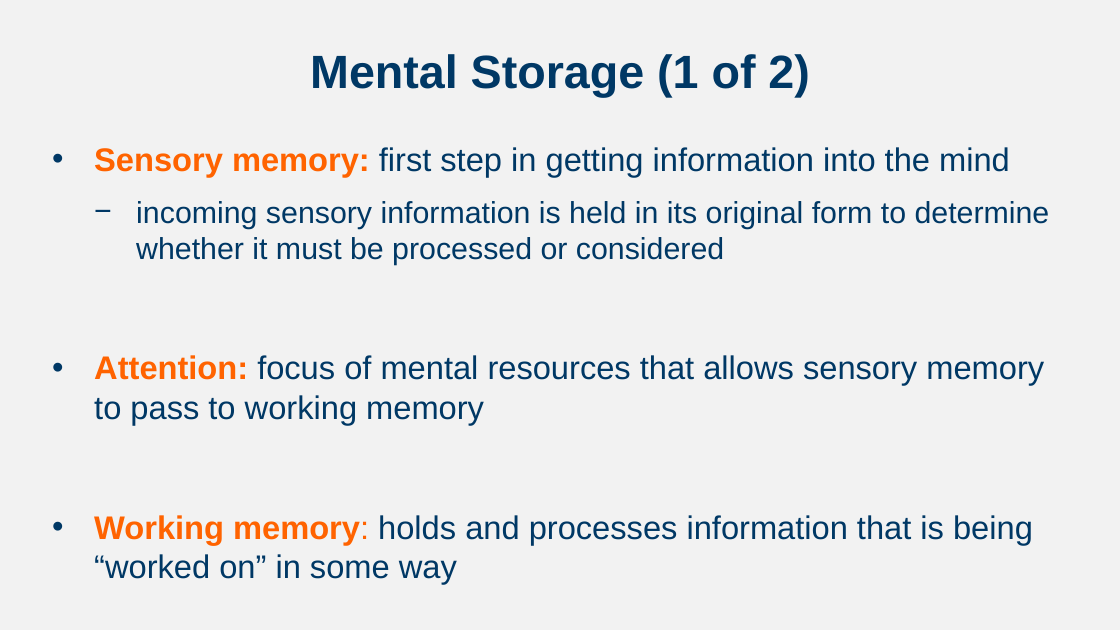
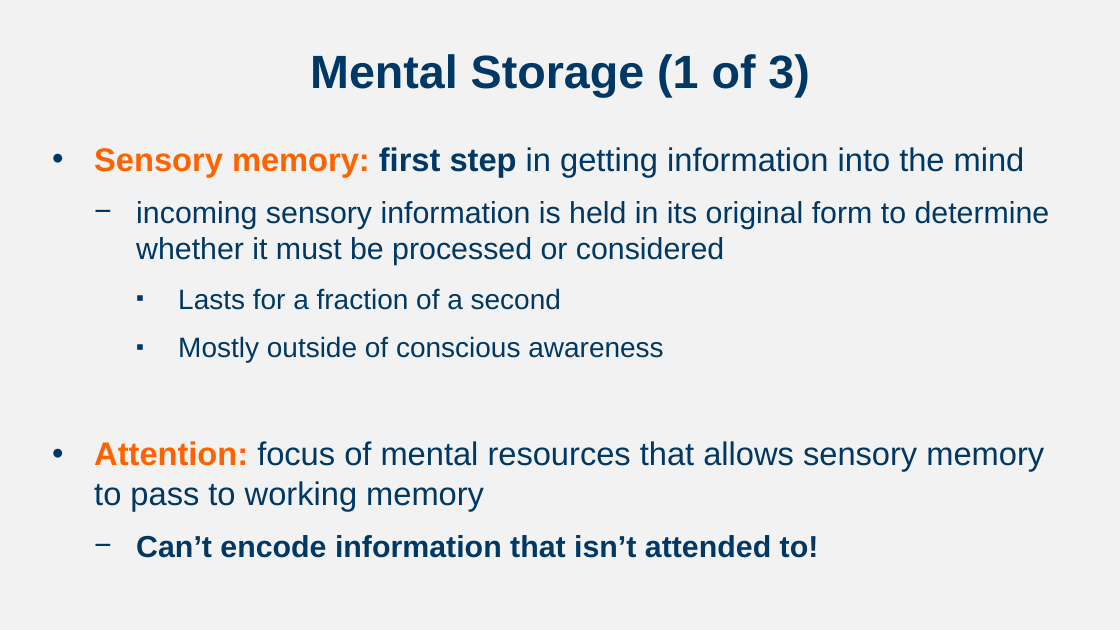
Before and after one commit to npm27/Teaching-Materials, a slide deck: slide 9 of Developmental Spring 24/Slides/Chapter 7.pptx (slide 8 before the commit). Drawn at 1120x630 pixels with LibreOffice and Linux fonts; fonts in the diff are those of the drawing. Boxes give left, top, right and bottom in pixels: in the first picture for what was removed or moved away, otherwise in the second. Text is boxed around its words. In the diff, an @@ line names an element or a change of style, - is before the commit and + after.

```diff
--- a/Developmental Spring 24/Slides/Chapter 7.pptx
+++ b/Developmental Spring 24/Slides/Chapter 7.pptx
@@ title at (x1=310, y1=54, x2=809, y2=97): text changed @@
-Mental Storage (1 of 2)
+Mental Storage (1 of 3)
@@ text at (x1=94, y1=147, x2=1025, y2=177): bold on in "first step" @@
@@ text at (x1=178, y1=288, x2=663, y2=363): paragraphs added @@
+    ▪ Lasts for a fraction of a second
+    ▪ Mostly outside of conscious awareness
@@ text at (x1=136, y1=535, x2=819, y2=558): text changed; size 28 to 26 pt; bold on @@
-• Working memory: holds and processes information that is being “worked on” in some way
+  − Can’t encode information that isn’t attended to!
```
Also in this commit, not shown: 20 other slides changed, 18 slides added, 16 other files.
